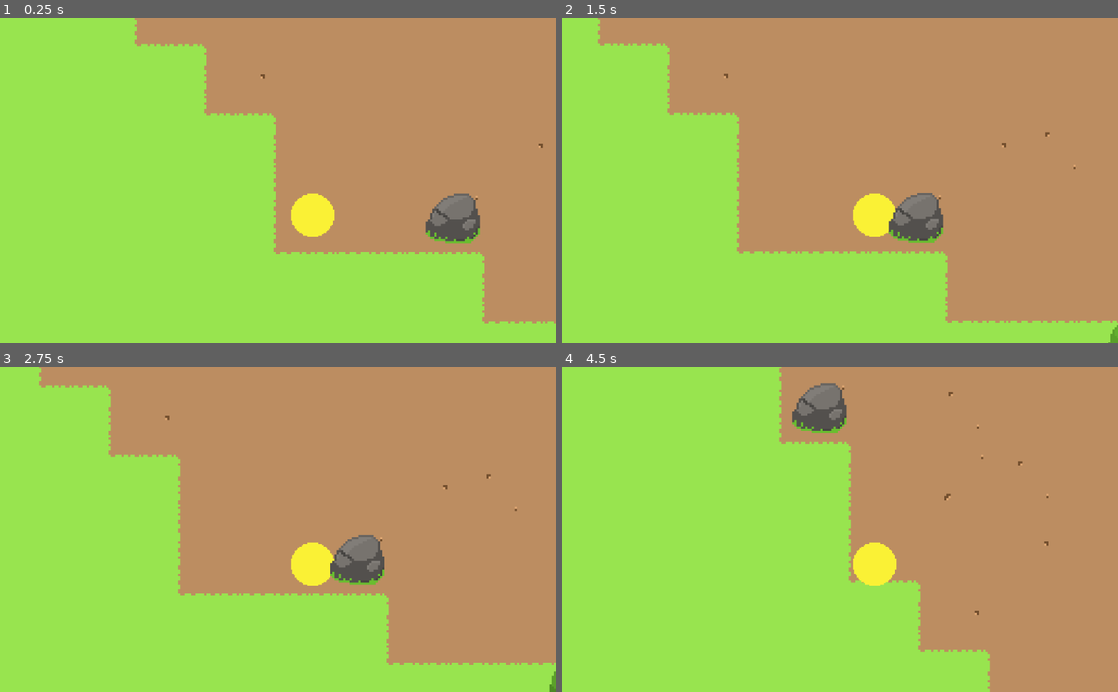
Above: before the commit, frames 1-4 (two rows, left to right).
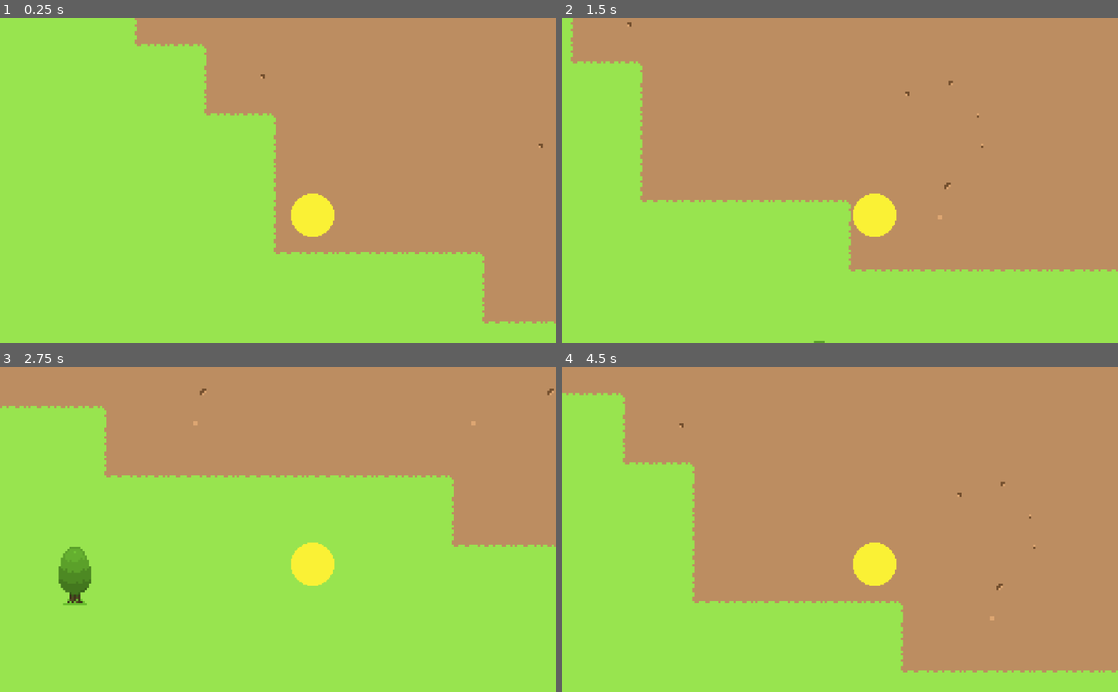
Above: after the commit, the same moments.

Repository: SkyMudder/Game
Game: Godot game, scene res://Main.tscn
Two runs of this game, one before a commit and one after it. Both use one fixed random seed, a clock stepped at 60 frames per second and the inputs below.
Inputs:
- Up to frame 1 (0.25 s): no input
- Up to frame 2 (1.5 s): tap Enter at 0.5 s; hold Right (ui_right) 0.53-1.28 s; hold Down (ui_down) from 1.28 s (still down)
- Up to frame 3 (2.75 s): release Down (ui_down) at 2.03 s; hold Right (ui_right) from 2.03 s (still down)
- Up to frame 4 (4.5 s): release Right (ui_right) at 2.78 s; hold Up (ui_up) 2.78-3.53 s; hold Left (ui_left) from 3.53 s (still down)

The runs differ from the first frame. In frame 1, 1.2% of the frame differs, in the area x 76-87%, y 54-70%; in frame 2, 17%; in frame 3, 30%, in the area x 0-100%, y 0-100%; in frame 4, 27%.

Commit message:
Split up World Generation functions for higher readability and added Documentation

Diff:
--- a/Scripts/TileMap.gd
+++ b/Scripts/TileMap.gd
@@ -23,7 +23,7 @@
 """Generates a Chunk and keeps track of the currently
 generated and next to generate Chunks"""
 func generateChunk(root):
-	createNoise(root, size)
+	createNoiseAndGenerate(root, size)
 	WorldVariables.setGeneratedChunks(root)
 	WorldVariables.removeNextToGenerate(root)
 	var rootLeft = root + Vector2.LEFT
@@ -68,25 +68,44 @@
 
 """Creates a noise texture to generate specific tiles based on the noise value
 Currently generates Dirt and Grass with varying Objects on top of it"""
-func createNoise(root, size):
+func createNoiseAndGenerate(root, size):
 	var percentage = SpawnRates.getPercentage()
 	var rng = RandomNumberGenerator.new()
 	rng.seed = root.x * root.y
+
 	for x in range(size):
 		for y in range(size):
+			var rand = rng.randi_range(0, percentage)
+			var posCurrent = Vector2(x, y)
 			var noise2D = noise.get_noise_2d(x + root.x * size, y + root.y * size) + 1
 			if noise2D < 1:
-				tileMapDirt.set_cell(x + root.x * size, y + root.y * size, 0)
-				var rand = rng.randi_range(0, percentage)
 				var randDirt = rng.randi_range(0, 3)
-				if rand < SpawnRates.getRock():
-					tileMapNature.set_cell(x + root.x * size, y + root.y * size, 16)
-				if rand < SpawnRates.getDirt():
-					tileMapDirt.set_cell(x + root.x * size, y + root.y * size, randDirt)
-				else:
-					tileMapDirt.set_cell(x + root.x * size, y + root.y * size, 4)
+				generateDirt(posCurrent, root, rand, randDirt)
 			elif noise2D > 1:
-				tileMapGrass.set_cell(x + root.x * size, y + root.y * size, 0)
-				var rand = rng.randi_range(0, percentage)
-				if rand < SpawnRates.getTree():
-					tileMapNature.set_cell(x + root.x * size, y + root.y * size, 17)
+				generateGrass(posCurrent, root, rand)
+
+"""Generates the Dirt Floor
+None of these Tiles have Collision"""
+func generateDirt(posCurrent, root, rand, randDirt):
+	tileMapDirt.set_cell(posCurrent.x + root.x * size, posCurrent.y + root.y * size, 0)
+	if rand < SpawnRates.getDirt():
+		tileMapDirt.set_cell(posCurrent.x + root.x * size, posCurrent.y + root.y * size, randDirt)
+	else:
+		tileMapDirt.set_cell(posCurrent.x + root.x * size, posCurrent.y + root.y * size, 4)
+	generateNature(16, posCurrent, root, rand)
+
+"""Generates the Grass Floor
+None of these Tiles have Collision"""
+func generateGrass(posCurrent, root, rand):
+	tileMapGrass.set_cell(posCurrent.x + root.x * size, posCurrent.y + root.y * size, 0)
+	generateNature(17, posCurrent, root, rand)
+
+"""Generates Nature-Objects on top of the Floor
+Some of these Tiles have Collision"""
+func generateNature(type, posCurrent, root, rand):
+	if type == 16:
+		if rand < SpawnRates.getRock():
+			tileMapNature.set_cell(posCurrent.x + root.x * size, posCurrent.y + root.y * size, type)
+	if type == 17:
+		if rand < SpawnRates.getTree():
+			tileMapNature.set_cell(posCurrent.x + root.x * size, posCurrent.y + root.y * size, type)
